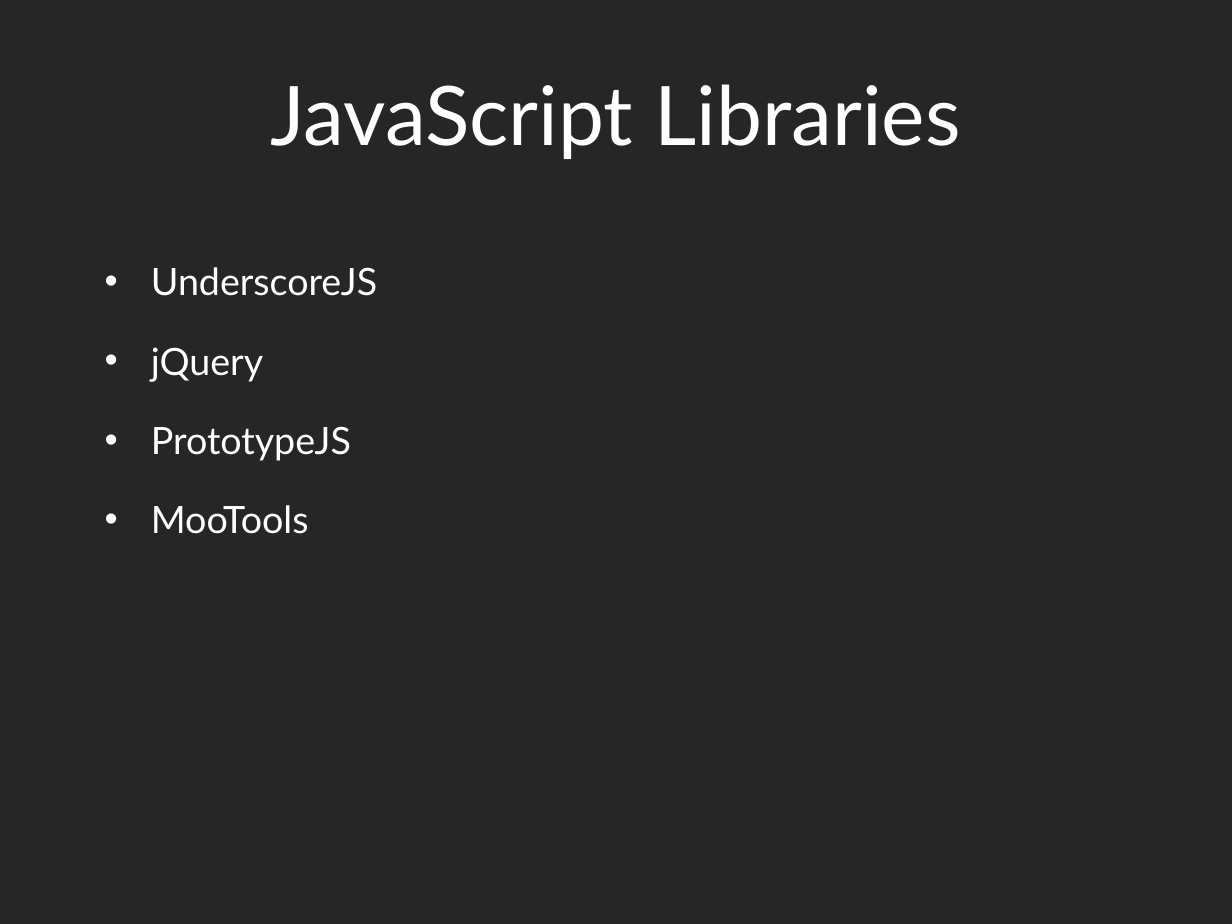
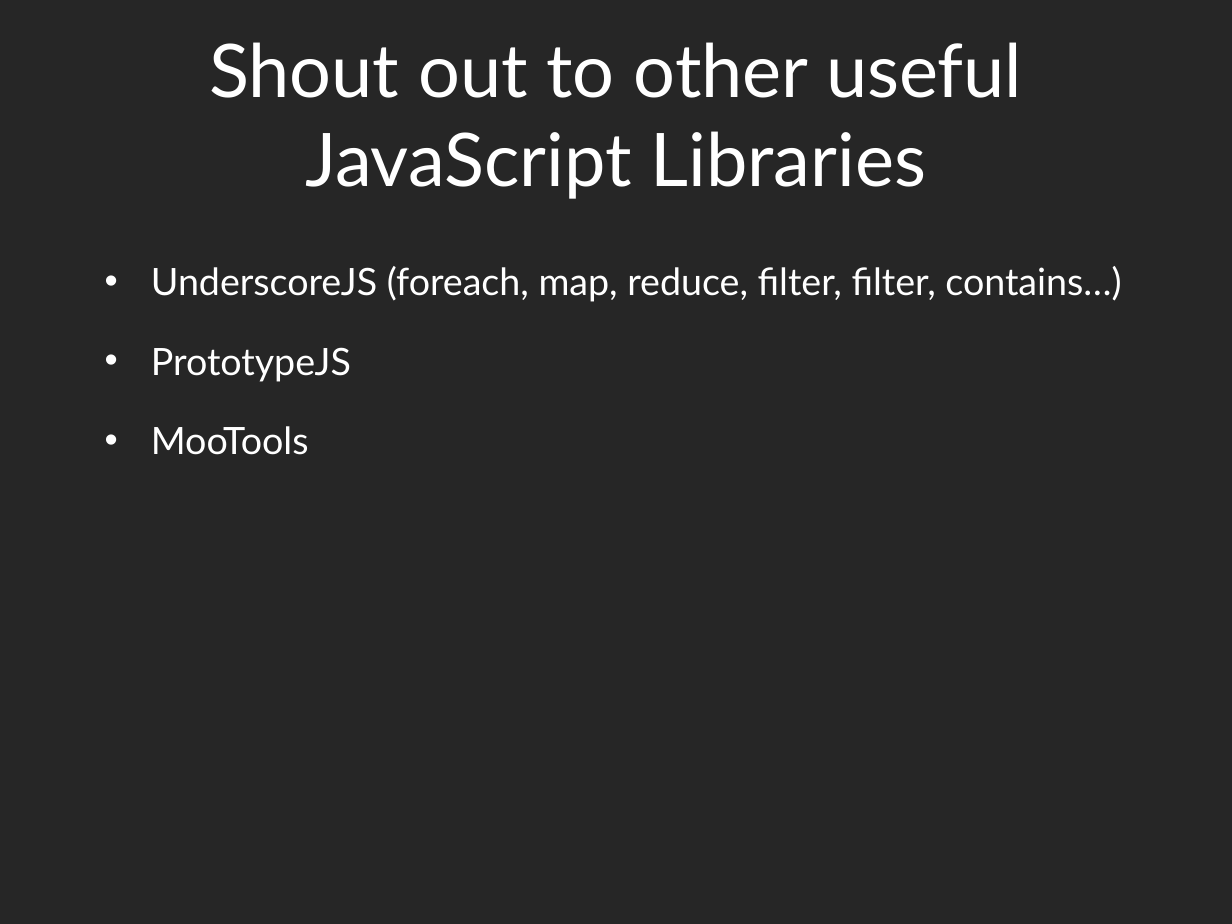
Before and after one commit to dantasse/ssuiweb2014, a slide deck: slide 44 of week10/week10.pptx (slide 41 before the commit). Drawn at 1232x924 pixels with LibreOffice and Linux fonts; fonts in the diff are those of the drawing. Boxes give left, top, right and bottom in pixels: in the first picture for what was removed or moved away, otherwise in the second. Text is boxed around its words. In the diff, an @@ line names an element or a change of style, - is before the commit and + after.

```diff
--- a/week10/week10.pptx
+++ b/week10/week10.pptx
@@ title at [209,42,1022,199]: text changed; size 48 to 43.2 pt @@
-JavaScript Libraries
+Shout out to other useful JavaScript Libraries
@@ text at [151,266,1121,302]: text changed @@
-• UnderscoreJS
-• jQuery
+• UnderscoreJS (foreach, map, reduce, filter, filter, contains…)
```
Also in this commit, not shown: 6 other slides changed, 4 slides added, 1 slide removed, 2 other files.
